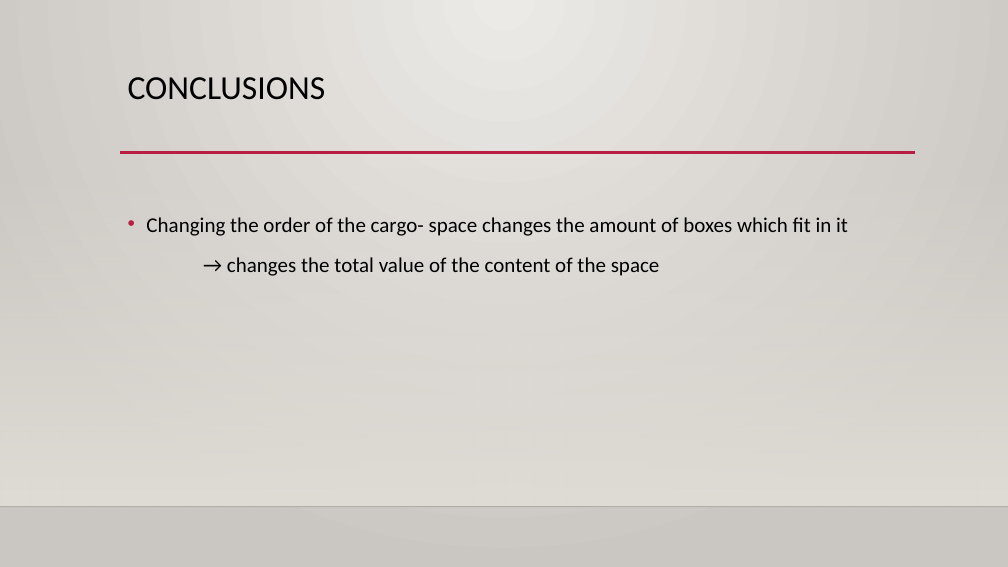
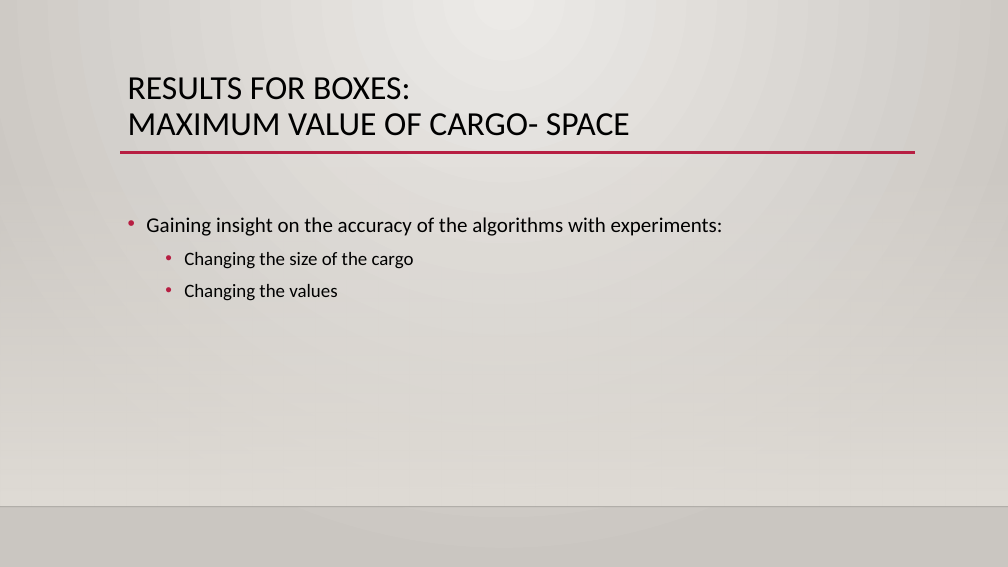
Before and after one commit to 31l3311/Pentominoes, a slide deck: slide 15 of project 3.pptx. Drawn at 1008x567 pixels with LibreOffice and Linux fonts; fonts in the diff are those of the drawing; background and template pictures are left out. Boxes give left, top, right and bottom in pixels: in the first picture for what was removed or moved away, otherwise in the second. Text is boxed around its words. In the diff, an @@ line names an element or a change of style, - is before the commit and + after.

```diff
--- a/project 3.pptx
+++ b/project 3.pptx
@@ title at (128, 77, 630, 136): text changed @@
-CONCLUSIONS
+RESULTS FOR BOXES:
+MAXIMUM VALUE OF CARGO- SPACE
@@ text at (146, 217, 723, 301): text changed @@
-• Changing the order of the cargo- space changes the amount of boxes which fit in it
-→ changes the total value of the content of the space
+• Gaining insight on the accuracy of the algorithms with experiments:
+  • Changing the size of the cargo
+  • Changing the values
```
Also in this commit, not shown: 7 other slides changed, 10 slides added, 2 slides removed.
